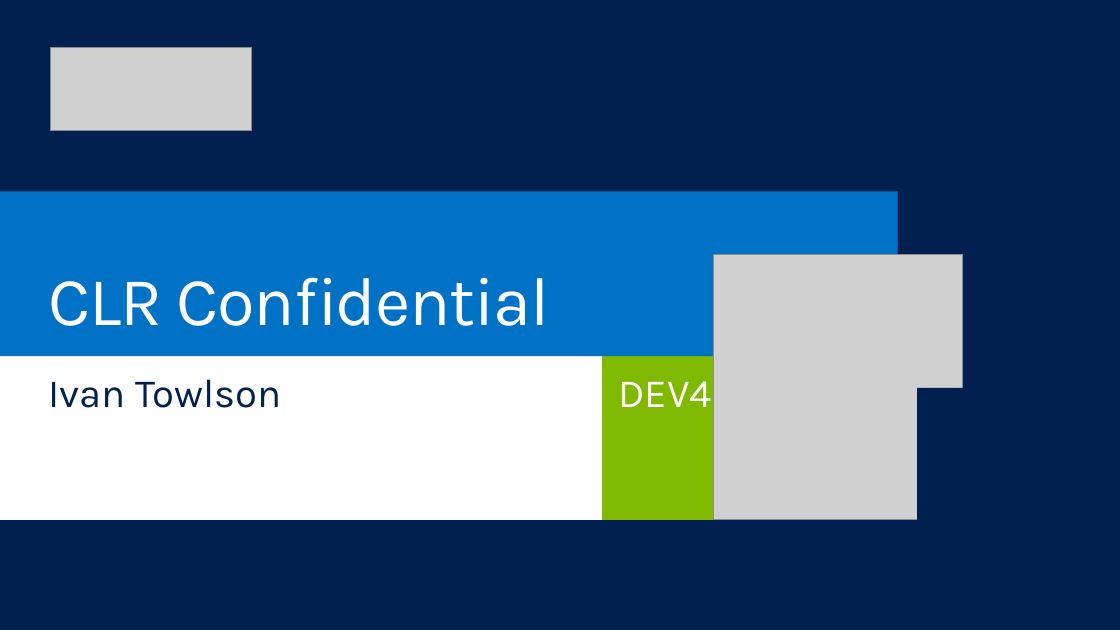
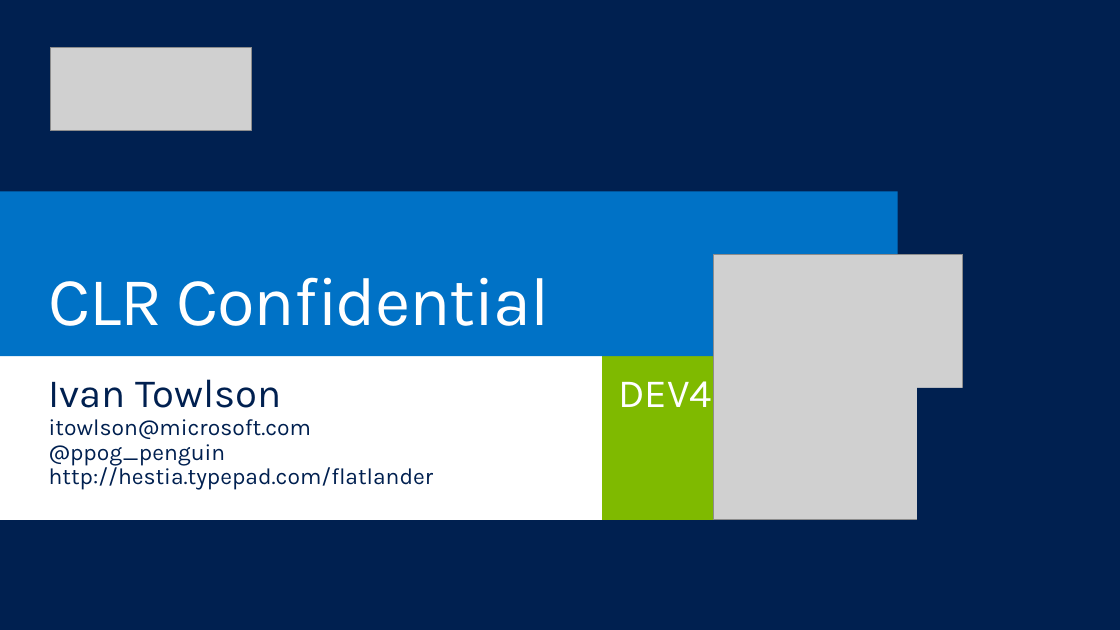
Before and after one commit to itowlson/clr-confidential, a slide deck: slide 1 of DEV418_CLR.pptx. Drawn at 1120x630 pixels with LibreOffice and Linux fonts; fonts in the diff are those of the drawing; grey boxes stand for pictures; background and template pictures are left out. Boxes give left, top, right and bottom in pixels: in the first picture for what was removed or moved away, otherwise in the second. Text is boxed around its words. In the diff, an @@ line names an element or a change of style, - is before the commit and + after.

Commit message:
Updated title slide

```diff
--- a/DEV418_CLR.pptx
+++ b/DEV418_CLR.pptx
@@ text at [49, 419, 433, 490]: paragraphs added @@
+itowlson@microsoft.com
+@ppog_penguin
+http://hestia.typepad.com/flatlander
```
